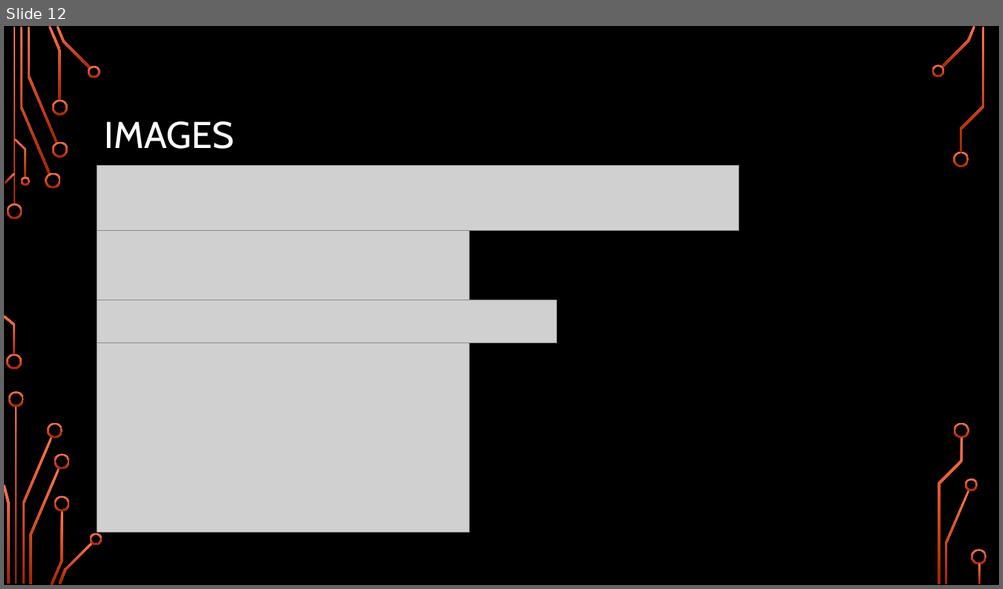
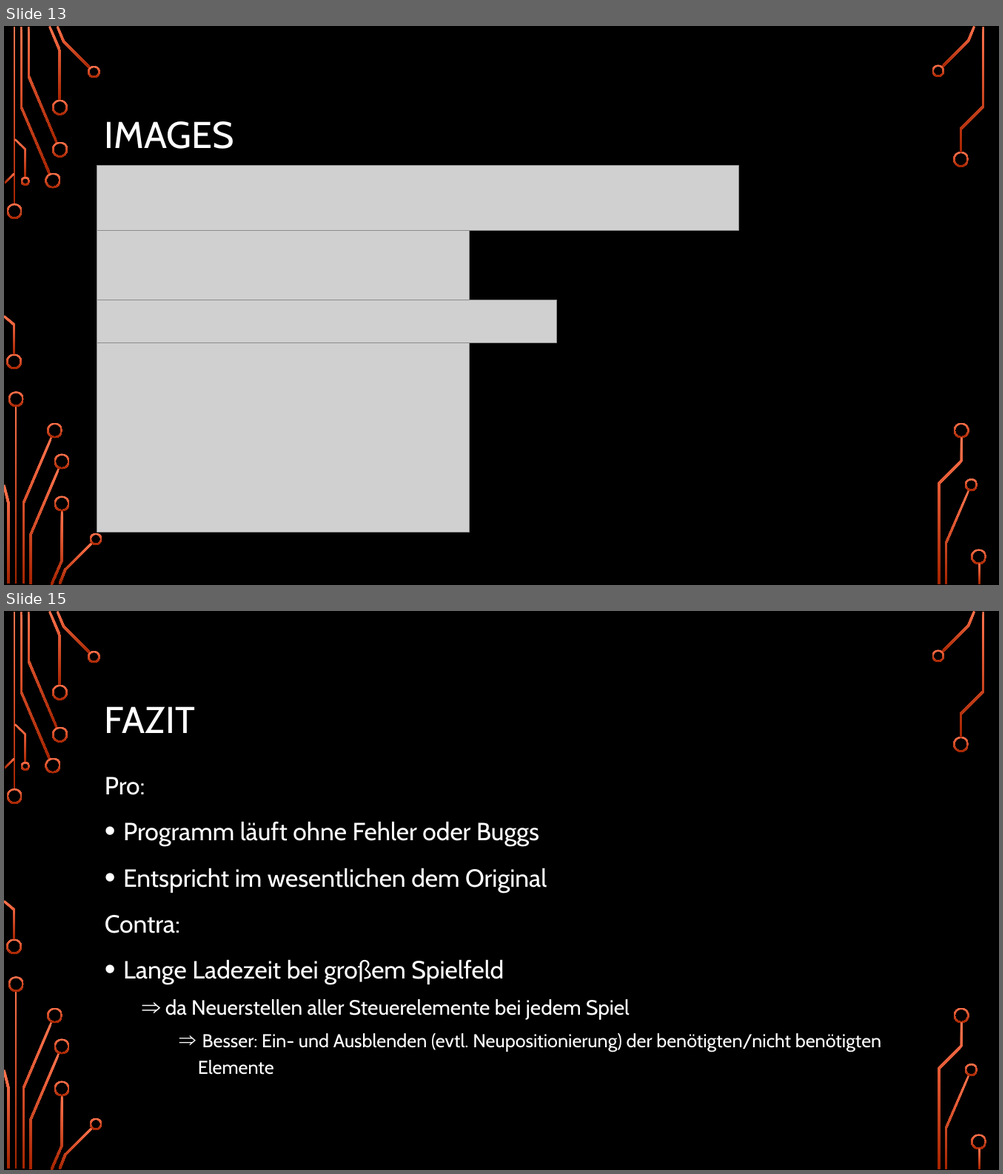
Before and after one commit to Hamschda/Minesweeper-1.0, a slide deck: IT-Kurzprojekt.pptx. Shown one above the other, each under a label of ours: slide 12 before the commit, slides 13 and 15 after it; the slides between them are not shown. The pictures are 1003x589 and 1003x1174 pixels, drawn with LibreOffice and Linux fonts; fonts in the diff are those of the drawing; grey boxes stand for pictures; background and template pictures are left out. Boxes give left, top, right and bottom in pixels: in the first picture for what was removed or moved away, otherwise in the second. Text is boxed around its words. In the diff, an @@ line names an element or a change of style, - is before the commit and + after.

```diff
--- a/IT-Kurzprojekt.pptx
+++ b/IT-Kurzprojekt.pptx
@@ slide 15 added at <box>4,611,999,1170</box>, background picture (left out); not listed: 36 template elements that a slide beside it also shows @@
@@ title added at <box>105,706,195,733</box>, 36 pt, text #FFFFFF @@
+FAZIT
@@ text added at <box>105,777,881,1075</box>, 24 pt, text #FFFFFF @@
+Pro:
+• Programm läuft ohne Fehler oder Buggs
+• Entspricht im wesentlichen dem Original
+Contra:
+• Lange Ladezeit bei großem Spielfeld
+  ⇒ da Neuerstellen aller Steuerelemente bei jedem Spiel
+    ⇒ Besser: Ein- und Ausblenden (evtl. Neupositionierung) der benötigten/nicht benötigten Elemente
@@ what was slide 12 is now slide 13 @@
```
Also in this commit, not shown: 4 other slides added, 2 slides removed.
